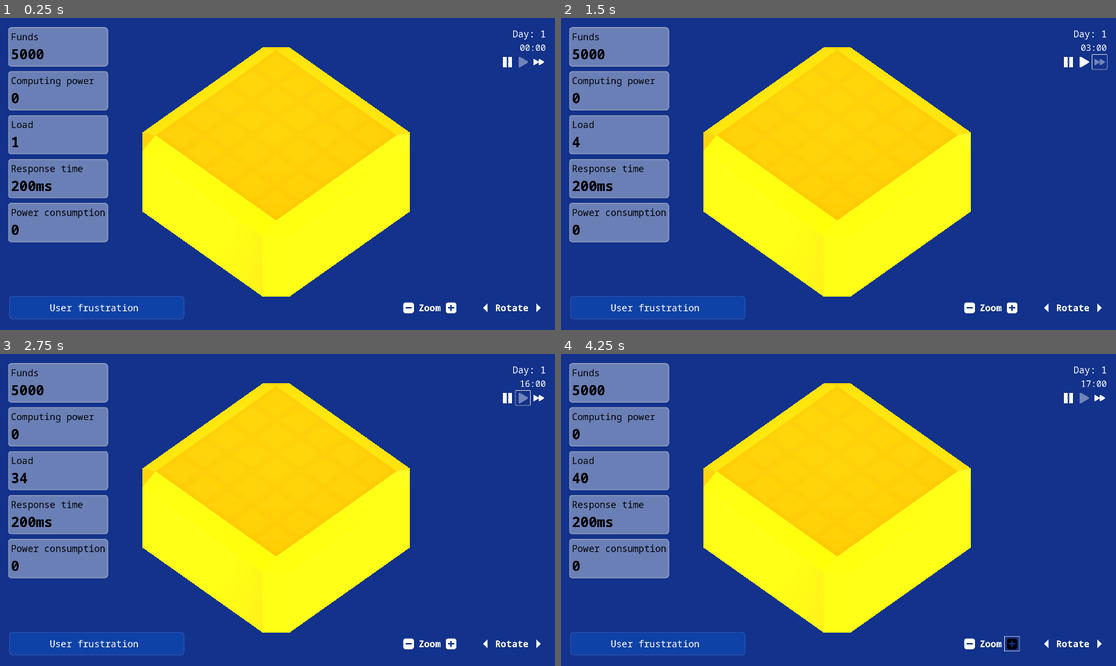
Above: before the commit, frames 1-4 (two rows, left to right).
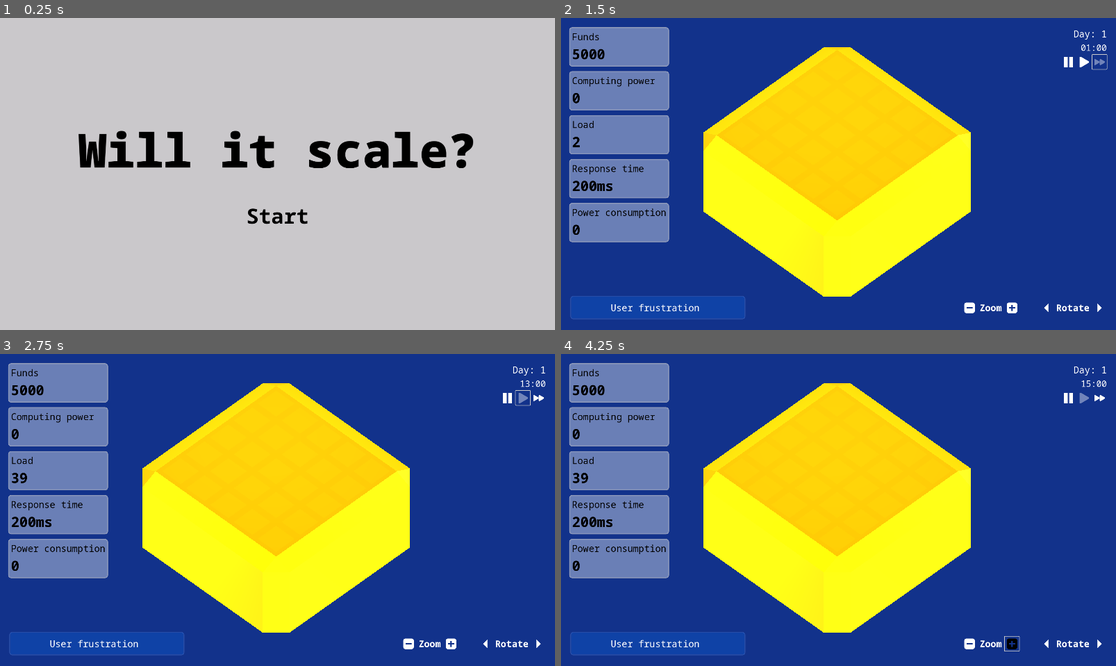
Above: after the commit, the same moments.

Repository: maroun-baydoun/will-it-scale
Game: Godot game, scene res://gui/title-screen.tscn
The game is run twice, just before and just after one commit, with the same random seed, the same clock (stepped at 60 frames per second) and the same inputs. Before the commit the project starts from res://scenes/main.tscn.
Inputs (mouse positions are in pixels of both pictures, inside the frame that each line leads up to):
- Up to frame 1 (0.25 s): no input
- Up to frame 2 (1.5 s): click (838, 214) at 0.5 s, where only the run after the commit has a clickable "Start"; click (1099, 61) at 1.25 s
- Up to frame 3 (2.75 s): click (521, 397) at 2 s
- Up to frame 4 (4.25 s): click (971, 644) at 2.75 s; click (1010, 644) at 3.5 s

The runs differ from the first frame. In frame 1, 100% of the frame differs, in the area x 0-100%, y 0-100%; in frame 2, less than 0.1%; in frame 3, less than 0.1%; in frame 4, less than 0.1%.

Commit message:
Add title screen

Diff:
--- /dev/null
+++ b/gui/title-screen.tscn
@@ -0,0 +1,64 @@
+[gd_scene load_steps=4 format=3 uid="uid://44ttyactn16f"]
+
+[ext_resource type="FontFile" uid="uid://bq78y68oopj5i" path="res://assets/fonts/NotoSansMono-Black.ttf" id="1_q5qxu"]
+[ext_resource type="Script" path="res://scripts/title-screen.gd" id="1_tnf8e"]
+[ext_resource type="FontFile" uid="uid://cp55nkphtgax0" path="res://assets/fonts/NotoSansMono-Bold.ttf" id="2_jud00"]
+
+[node name="Node" type="Node"]
+script = ExtResource("1_tnf8e")
+
+[node name="CanvasLayer" type="CanvasLayer" parent="."]
+
+[node name="TitleScreen" type="Control" parent="CanvasLayer"]
+unique_name_in_owner = true
+layout_mode = 3
+anchors_preset = 15
+anchor_right = 1.0
+anchor_bottom = 1.0
+grow_horizontal = 2
+grow_vertical = 2
+
+[node name="ColorRect" type="ColorRect" parent="CanvasLayer/TitleScreen"]
+layout_mode = 1
+anchors_preset = 15
+anchor_right = 1.0
+anchor_bottom = 1.0
+grow_horizontal = 2
+grow_vertical = 2
+color = Color(0.988235, 0.976471, 0.992157, 0.713726)
+
+[node name="CenterContainer2" type="CenterContainer" parent="CanvasLayer/TitleScreen"]
+layout_mode = 1
+anchors_preset = 15
+anchor_right = 1.0
+anchor_bottom = 1.0
+grow_horizontal = 2
+grow_vertical = 2
+size_flags_vertical = 3
+size_flags_stretch_ratio = 3.73
+
+[node name="VBoxContainer" type="VBoxContainer" parent="CanvasLayer/TitleScreen/CenterContainer2"]
+layout_mode = 2
+theme_override_constants/separation = 64
+
+[node name="TitleLabel" type="Label" parent="CanvasLayer/TitleScreen/CenterContainer2/VBoxContainer"]
+unique_name_in_owner = true
+layout_mode = 2
+theme_override_colors/font_color = Color(0, 0, 0, 1)
+theme_override_fonts/font = ExtResource("1_q5qxu")
+theme_override_font_sizes/font_size = 164
+text = "Will it scale?"
+
+[node name="StartButton" type="Button" parent="CanvasLayer/TitleScreen/CenterContainer2/VBoxContainer"]
+layout_mode = 2
+size_flags_horizontal = 4
+theme_override_colors/font_color = Color(0, 0, 0, 1)
+theme_override_colors/font_pressed_color = Color(0, 0.415686, 0.627451, 1)
+theme_override_colors/font_hover_color = Color(0, 0.415686, 0.627451, 1)
+theme_override_colors/font_focus_color = Color(0, 0, 0, 1)
+theme_override_fonts/font = ExtResource("2_jud00")
+theme_override_font_sizes/font_size = 72
+text = "Start"
+flat = true
+
+[connection signal="pressed" from="CanvasLayer/TitleScreen/CenterContainer2/VBoxContainer/StartButton" to="." method="_on_start_button_pressed"]
--- a/project.godot
+++ b/project.godot
@@ -11,7 +11,7 @@
 [application]
 
 config/name="Will it scale"
-run/main_scene="res://scenes/main.tscn"
+run/main_scene="res://gui/title-screen.tscn"
 config/features=PackedStringArray("4.1", "Mobile")
 config/icon="res://icon.svg"
 
--- a/scenes/main.tscn
+++ b/scenes/main.tscn
@@ -70,7 +70,7 @@
 projection = 1
 current = true
 fov = 67.8
-size = 6.0
+size = 20.0
 far = 30.0
 
 [node name="OmniLight3D" type="OmniLight3D" parent="."]
--- a/scripts/camera-controller.gd
+++ b/scripts/camera-controller.gd
@@ -8,6 +8,7 @@
 
 const MAX_CAMERA_SIZE: int = 10
 const MIN_CAMERA_SIZE: int = 2
+const DEFAULT_CAMERA_SIZE : int = 6
 
 @onready var camera = $Camera3D
 
@@ -45,6 +46,11 @@
 func rotate_right() -> void:
 	get_tree().create_tween().tween_property(self, "rotation_degrees:y", rotation_degrees.y + 45, 0.2)
 
+func enter() -> Signal :
+	var tween := get_tree().create_tween()
+	tween.tween_property(camera, "size", DEFAULT_CAMERA_SIZE, 1)
+
+	return tween.finished
 
 func _unhandled_input(event):
 	if event.is_action_pressed("zoom_in"):
--- a/scripts/main.gd
+++ b/scripts/main.gd
@@ -46,6 +46,8 @@
 
 		index+=1
 
+	await get_tree().create_timer(1).timeout
+	await camera_controller.enter()
 
 	finance_manager.funds_added.connect(_on_funds_added)
 	finance_manager.funds_removed.connect(_on_funds_removed)
--- /dev/null
+++ b/scripts/title-screen.gd
@@ -0,0 +1,4 @@
+extends Node
+
+func _on_start_button_pressed() -> void:
+	get_tree().change_scene_to_file("res://scenes/main.tscn")
Binary file added: assets/fonts/NotoSansMono-Black.ttf
Not shown, added: assets/fonts/NotoSansMono-Black.ttf.import
